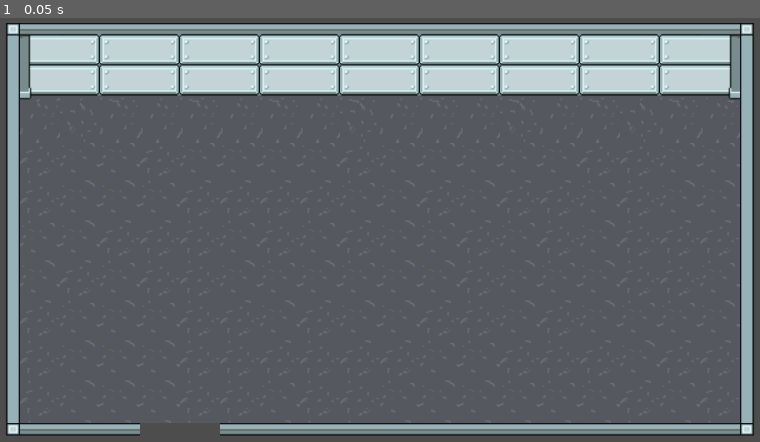
Above: before the commit, frame 1.
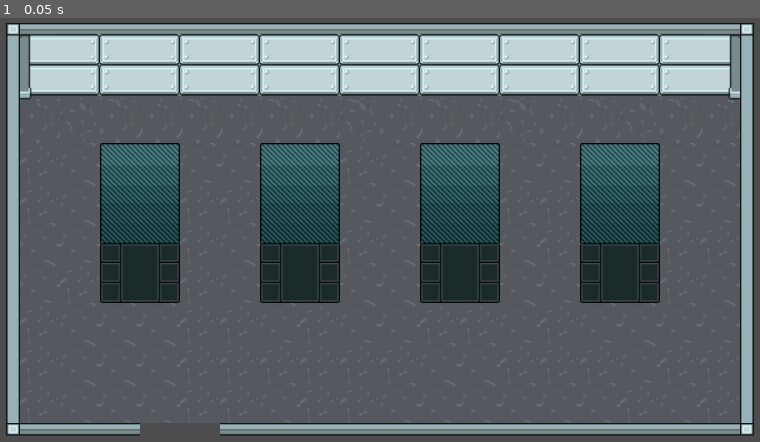
Above: after the commit, the same moment.

Repository: TomiZ87/spooky-game-jam-2025
Game: Godot game, scene res://scenes/room.tscn
Same seed, same stepped clock (60 frames per second), same inputs: the game is played once before the commit and once after it.
Inputs:
- Up to frame 1 (0.05 s): no input

The runs differ from the first frame. In frame 1, 16% of the frame differs, in the area x 13-87%, y 29-68%.

Commit message:
#4 feat: Add shelves in the room with collision check

Diff:
--- a/project/scenes/room.tscn
+++ b/project/scenes/room.tscn
@@ -1,6 +1,7 @@
-[gd_scene load_steps=5 format=4 uid="uid://dmpeto3yqxjvm"]
+[gd_scene load_steps=6 format=4 uid="uid://dmpeto3yqxjvm"]
 
-[ext_resource type="Texture2D" uid="uid://dlyv2cbq4menu" path="res://assets/sprites/roomTileSet.png" id="1_36trf"]
+[ext_resource type="Texture2D" uid="uid://b0vk8hny5xx21" path="res://assets/sprites/roomTileSet.png" id="1_36trf"]
+[ext_resource type="PackedScene" uid="uid://05hihb3qehr3" path="res://scenes/shelf.tscn" id="2_ffxv4"]
 
 [sub_resource type="TileSetAtlasSource" id="TileSetAtlasSource_ffxv4"]
 texture = ExtResource("1_36trf")
@@ -55,3 +56,15 @@
 [node name="Camera2D" type="Camera2D" parent="."]
 position = Vector2(288, 112)
 zoom = Vector2(2, 2)
+
+[node name="Shelf_1" parent="." instance=ExtResource("2_ffxv4")]
+position = Vector2(64, 32)
+
+[node name="Shelf_2" parent="." instance=ExtResource("2_ffxv4")]
+position = Vector2(192, 32)
+
+[node name="Shelf_3" parent="." instance=ExtResource("2_ffxv4")]
+position = Vector2(320, 32)
+
+[node name="Shelf_4" parent="." instance=ExtResource("2_ffxv4")]
+position = Vector2(448, 32)
--- /dev/null
+++ b/project/scenes/shelf.tscn
@@ -0,0 +1,34 @@
+[gd_scene load_steps=4 format=4 uid="uid://05hihb3qehr3"]
+
+[ext_resource type="Texture2D" uid="uid://cjrdmrrxe3s01" path="res://assets/sprites/shelf.png" id="1_eyi4x"]
+
+[sub_resource type="TileSetAtlasSource" id="TileSetAtlasSource_xj574"]
+texture = ExtResource("1_eyi4x")
+texture_region_size = Vector2i(32, 32)
+0:0/0 = 0
+0:0/0/physics_layer_0/polygon_0/points = PackedVector2Array(-16, -16, 16, -16, 16, 16, -16, 16)
+1:0/0 = 0
+1:0/0/physics_layer_0/polygon_0/points = PackedVector2Array(-16, -16, 16, -16, 16, 16, -16, 16)
+0:1/0 = 0
+0:1/0/physics_layer_0/polygon_0/points = PackedVector2Array(-16, -16, 16, -16, 16, 16, -16, 16)
+1:1/0 = 0
+1:1/0/physics_layer_0/polygon_0/points = PackedVector2Array(-16, -16, 16, -16, 16, 16, -16, 16)
+0:2/0 = 0
+0:2/0/physics_layer_0/polygon_0/points = PackedVector2Array(-16, -16, 16, -16, 16, 16, -16, 16)
+1:2/0 = 0
+1:2/0/physics_layer_0/polygon_0/points = PackedVector2Array(-16, -16, 16, -16, 16, 16, -16, 16)
+0:3/0 = 0
+0:3/0/physics_layer_0/polygon_0/points = PackedVector2Array(-16, -16, 16, -16, 16, 16, -16, 16)
+1:3/0 = 0
+1:3/0/physics_layer_0/polygon_0/points = PackedVector2Array(-16, -16, 16, -16, 16, 16, -16, 16)
+
+[sub_resource type="TileSet" id="TileSet_00mi8"]
+tile_size = Vector2i(32, 32)
+physics_layer_0/collision_layer = 1
+sources/0 = SubResource("TileSetAtlasSource_xj574")
+
+[node name="Shelf" type="Node2D"]
+
+[node name="TileMapLayer" type="TileMapLayer" parent="."]
+tile_map_data = PackedByteArray("AAAAAAAAAAAAAAAAAAAAAAEAAAAAAAEAAAAAAAIAAAAAAAIAAAAAAAMAAAAAAAMAAAABAAAAAAABAAAAAAABAAEAAAABAAEAAAABAAIAAAABAAIAAAABAAMAAAABAAMAAAA=")
+tile_set = SubResource("TileSet_00mi8")
Binary file added: project/assets/sprites/shelf.png
